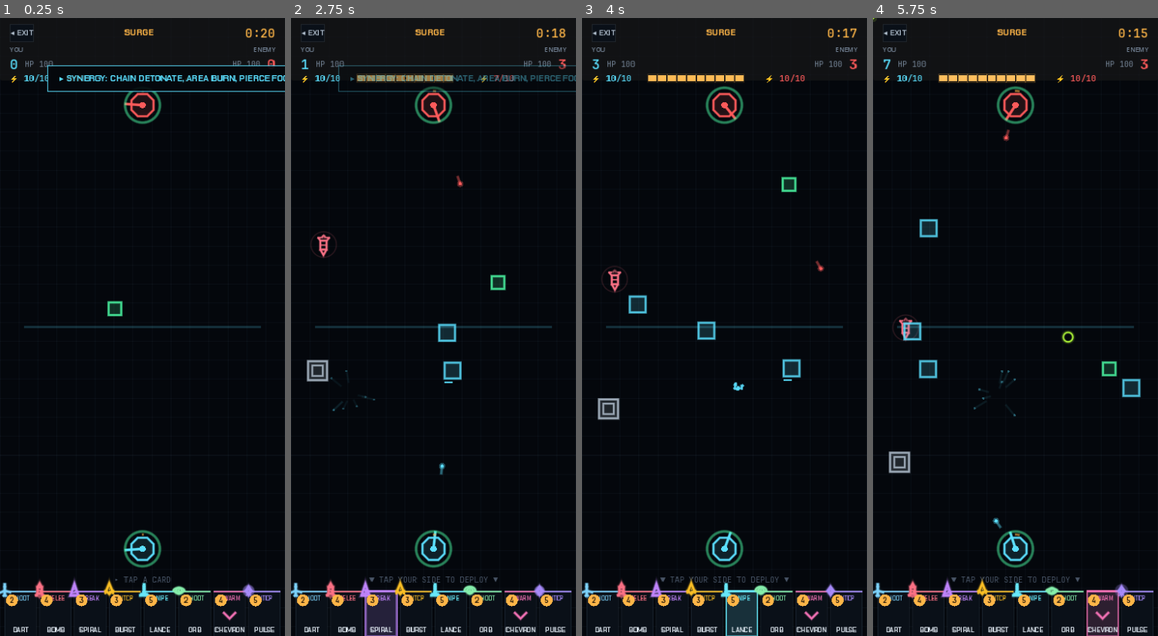
Above: before the commit, frames 1-4 (left to right).
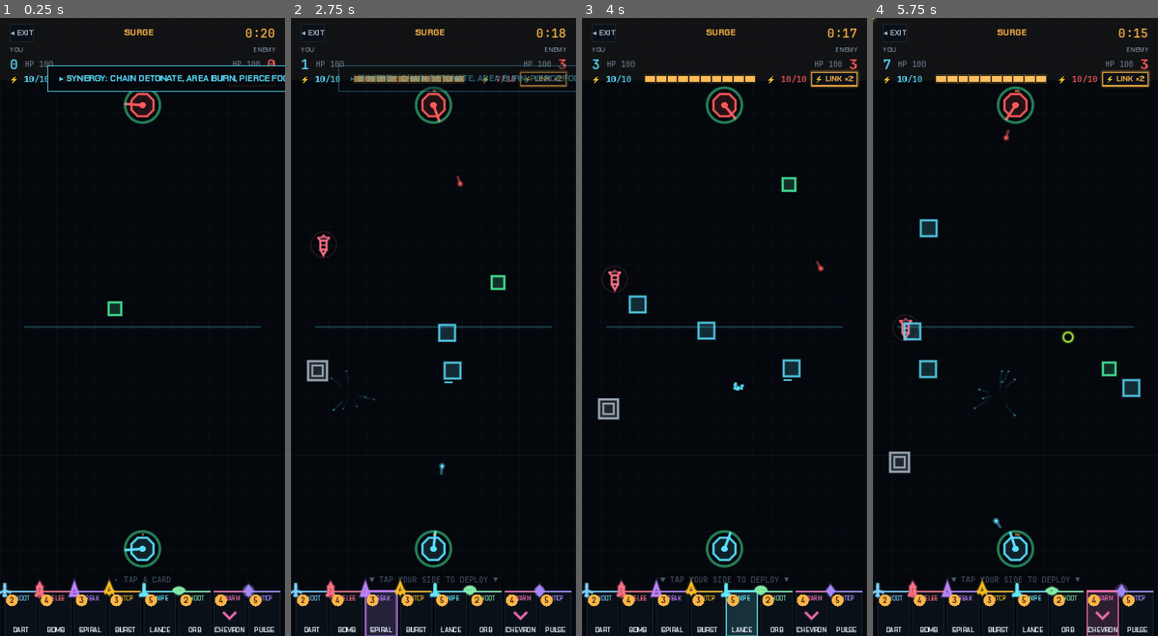
Above: after the commit, the same moments.

Repository: Catalyst86/battle-vector
Game: Godot game, scene res://scenes/match/volley/match_volley.tscn
Same seed, same stepped clock (60 frames per second), same inputs: the game is played once before the commit and once after it. This scene is started directly instead of the project's main scene.
Inputs (mouse positions are in pixels of both pictures, inside the frame that each line leads up to):
- Up to frame 1 (0.25 s): no input
- Up to frame 2 (2.75 s): tap A at 0.5 s; move the mouse to (310, 611) at 0.52 s; click (310, 611) at 0.67 s; move the mouse to (345, 611) at 1.27 s; click (345, 611) at 1.42 s; move the mouse to (382, 611) at 2.02 s; click (382, 611) at 2.17 s
- Up to frame 3 (4 s): move the mouse to (707, 611) at 2.77 s; click (707, 611) at 2.92 s; move the mouse to (741, 611) at 3.52 s; click (741, 611) at 3.67 s
- Up to frame 4 (5.75 s): move the mouse to (1066, 611) at 4.27 s; click (1066, 611) at 4.42 s; move the mouse to (1103, 611) at 5.02 s; click (1103, 611) at 5.17 s

The runs differ from the first frame. In frame 1, less than 0.1% of the frame differs, in the area x 3-17%, y 9-11%; in frame 2, 0.8%; in frame 3, 0.9%; in frame 4, 0.9%, in the area x 3-98%, y 8-12%.

Commit message:
feat(volley): Vector Link MVP — fuse two allied units
The clutch-combo mechanic from the pitch, stripped down. Two charges
per match recharging every 25s; the LINK button on the mana row toggles
a two-tap selection mode; tapping two of your own units on the field
fuses them into a single super-piece at their midpoint.

Fusion math (deliberately simple for v0):
  hp     = (a.hp + b.hp) × 0.85     (small tax so link ≠ free health)
  damage = (a.dmg + b.dmg) × 1.6    (the payoff)
  speed  = avg of the two
  size   = max(a.size, b.size) × 1.2 so the fused unit visibly looms
  color  = blend of the two sources
  silhouette cleared — blended color + larger size reads distinct from
  either source; dedicated fused art can land later

Stats are overridden post-_ready so the fused unit isn't re-multiplied
by level_mult or synergies (those already baked into the source units'
current hp / base_damage). level_mult is pinned to 1.0 on the fused
unit so _refresh_effective_damage stays honest.

UX:
  - LINK button lives in the mana row (right side), amber-accented,
    shows charge count or recharge countdown
  - Tap LINK → "PICK" mode; hint label: "TAP TWO ALLIED UNITS TO LINK"
  - Tap a player unit → hint flips to "TAP SECOND UNIT"
  - Tap another → fuse (beam VFX + shake + haptic + toast with the
    combined name like "DART+BOMB")
  - Tap empty space or LINK again → cancel
  - Recharge pauses while in link mode so the player doesn't get a
    surprise charge mid-selection

Adds a new LinkBeam class (scripts/match/volley/link_beam.gd) — a short
Node2D that draws a thick bloom-beam between the two fusing positions
with a midpoint pop; self-frees after 0.4s. Not pooled; links are rare.

Vector Link is volley-only for this MVP — the classic match's wall /
BaseGrid interactions would need more thought to avoid fusing two
units stuck inside walls or mid-base-arrival.

Diff:
--- a/vector/scenes/match/volley/match_volley.tscn
+++ b/vector/scenes/match/volley/match_volley.tscn
@@ -151,29 +151,37 @@
 offset_left = 12.0
 offset_top = 68.0
 offset_right = 348.0
-offset_bottom = 84.0
-theme_override_constants/separation = 8
+offset_bottom = 86.0
+theme_override_constants/separation = 6
 
 [node name="ManaLabel" type="Label" parent="HUD/ManaRow"]
 unique_name_in_owner = true
 layout_mode = 2
-custom_minimum_size = Vector2(64, 0)
+custom_minimum_size = Vector2(62, 0)
 theme_override_font_sizes/font_size = 11
 text = "⚡ 6/10"
 
 [node name="ManaBar" parent="HUD/ManaRow" instance=ExtResource("6")]
 unique_name_in_owner = true
 layout_mode = 2
-custom_minimum_size = Vector2(180, 10)
+custom_minimum_size = Vector2(60, 10)
+size_flags_horizontal = 3
 size_flags_vertical = 4
 
 [node name="EnemyManaLabel" type="Label" parent="HUD/ManaRow"]
 unique_name_in_owner = true
 layout_mode = 2
-custom_minimum_size = Vector2(70, 0)
+custom_minimum_size = Vector2(60, 0)
 theme_override_font_sizes/font_size = 11
 text = "⚡ 6/10"
 horizontal_alignment = 2
+
+[node name="LinkButton" type="Button" parent="HUD/ManaRow"]
+unique_name_in_owner = true
+layout_mode = 2
+custom_minimum_size = Vector2(58, 0)
+theme_override_font_sizes/font_size = 10
+text = "⚡ LINK"
 
 [node name="HintLabel" type="Label" parent="HUD"]
 unique_name_in_owner = true
--- /dev/null
+++ b/vector/scripts/match/volley/link_beam.gd
@@ -0,0 +1,50 @@
+class_name LinkBeam
+extends Node2D
+## Short-lived beam VFX drawn between two fusing units the moment Vector
+## Link fires. Grows in the first half of its life, fades in the second,
+## with a bright midpoint burst that sells the "the two became one" beat.
+## Self-frees when finished — no pool needed since links are rare.
+
+const DURATION: float = 0.40
+
+var _from: Vector2
+var _to: Vector2
+var _color: Color
+var _t: float = 0.0
+
+func setup(from: Vector2, to: Vector2, color: Color) -> void:
+	_from = from
+	_to = to
+	_color = color
+	_t = 0.0
+	queue_redraw()
+
+func _process(delta: float) -> void:
+	_t += delta
+	if _t >= DURATION:
+		queue_free()
+		return
+	queue_redraw()
+
+func _draw() -> void:
+	var frac: float = _t / DURATION
+	# Grow curve (first 50%) × fade curve (last 50%) → bell that peaks midway.
+	var in_frac: float = clampf(frac * 2.0, 0.0, 1.0)
+	var out_frac: float = clampf((frac - 0.5) * 2.0, 0.0, 1.0)
+	var intensity: float = in_frac * (1.0 - out_frac)
+	# Core beam.
+	var core := _color
+	core.a = intensity
+	draw_line(_from, _to, core, 2.0 + 3.0 * intensity, true)
+	# Halo beam (wider, fainter).
+	var halo := _color
+	halo.a = intensity * 0.35
+	draw_line(_from, _to, halo, 6.0 + 8.0 * intensity, true)
+	# Midpoint burst — bright pop at the fusion centre.
+	var mid: Vector2 = (_from + _to) * 0.5
+	var burst := _color
+	burst.a = intensity
+	draw_circle(mid, 4.0 + 8.0 * intensity, burst)
+	var burst_halo := _color
+	burst_halo.a = intensity * 0.3
+	draw_circle(mid, 16.0 * intensity, burst_halo)
--- a/vector/scripts/match/volley/match_volley.gd
+++ b/vector/scripts/match/volley/match_volley.gd
@@ -27,6 +27,7 @@
 @onready var mana_bar: ManaBar = %ManaBar
 @onready var mana_label: Label = %ManaLabel
 @onready var enemy_mana_label: Label = %EnemyManaLabel
+@onready var link_button: Button = %LinkButton
 
 const MATCH_SECONDS: float = 120.0
 const OVERTIME_SECONDS: float = 60.0
@@ -45,6 +46,15 @@
 ## for RIFT_BOOST_SECONDS, then the rift resets and can be captured again.
 const RIFT_BOOST_SECONDS: float = 12.0
 const RIFT_BOOST_REGEN_MULT: float = 2.0
+## Vector Link — fuse two player units into one super-piece with combined
+## HP and multiplied damage. Two charges per match, slow recharge so the
+## mechanic reads as a tactical moment rather than spam.
+const LINK_MAX_CHARGES: int = 2
+const LINK_RECHARGE_SECONDS: float = 25.0
+const LINK_HP_FACTOR: float = 0.85    # (A.hp + B.hp) × this
+const LINK_DAMAGE_FACTOR: float = 1.6  # (A.dmg + B.dmg) × this
+const LINK_SIZE_FACTOR: float = 1.20   # larger sprite for the fused unit
+const LINK_SELECT_RADIUS: float = 44.0 # tap-to-select hitbox on the field
 ## Field bounds — extended slightly to give squares more runway (descent
 ## distance drives how long the player has to react per spawn). Each side
 ## gets ~315 px instead of ~270.
@@ -95,6 +105,13 @@
 var _rift_boost_team_is_enemy: bool = false
 var _rift_boost_remaining: float = 0.0
 
+## Vector Link state — charges tick back up while idle; link mode is the
+## two-tap selection flow triggered by the LINK button.
+var _link_charges: int = LINK_MAX_CHARGES
+var _link_recharge_t: float = 0.0
+var _link_mode: bool = false
+var _link_first: Node2D = null
+
 func _ready() -> void:
 	add_to_group("match")
 	get_tree().paused = false
@@ -111,6 +128,8 @@
 	_spawn_guns()
 	_setup_hand()
 	_setup_bots()
+	link_button.pressed.connect(_on_link_button_pressed)
+	_update_link_button()
 	# Kick off SURGE — full mana for everyone so the first 20 seconds are
 	# a kinetic opening rather than waiting for the pip bar to fill.
 	_mana = float(MANA_MAX)
@@ -311,6 +330,28 @@
 		back_btn.add_theme_stylebox_override(sn, exit_sb)
 	back_btn.add_theme_font_override("font", Palette.FONT_DISPLAY)
 	back_btn.add_theme_color_override("font_color", Palette.UI_TEXT_1)
+	# Link button — amber accent with a small glow so it reads as the
+	# tactical "active" button on the top strip without stealing the
+	# phase label's amber SURGE focus.
+	var link_sb := StyleBoxFlat.new()
+	link_sb.bg_color = Palette.UI_BG_1
+	link_sb.border_color = Palette.UI_AMBER
+	link_sb.border_width_top = 1; link_sb.border_width_bottom = 1
+	link_sb.border_width_left = 1; link_sb.border_width_right = 1
+	link_sb.shadow_color = Palette.UI_AMBER_GLOW
+	link_sb.shadow_size = 3
+	var link_disabled_sb := StyleBoxFlat.new()
+	link_disabled_sb.bg_color = Palette.UI_BG_1
+	link_disabled_sb.border_color = Palette.UI_LINE_2
+	link_disabled_sb.border_width_top = 1; link_disabled_sb.border_width_bottom = 1
+	link_disabled_sb.border_width_left = 1; link_disabled_sb.border_width_right = 1
+	for sn in ["normal", "hover", "pressed", "focus"]:
+		link_button.add_theme_stylebox_override(sn, link_sb)
+	link_button.add_theme_stylebox_override("disabled", link_disabled_sb)
+	link_button.add_theme_font_override("font", Palette.FONT_DISPLAY_BOLD)
+	link_button.add_theme_color_override("font_color", Palette.UI_AMBER)
+	link_button.add_theme_color_override("font_hover_color", Palette.UI_AMBER.lightened(0.15))
+	link_button.add_theme_color_override("font_disabled_color", Palette.UI_TEXT_3)
 
 func _on_square_spawned(sq: Square) -> void:
 	sq.destroyed.connect(_on_square_destroyed)
@@ -371,6 +412,15 @@
 		if b.timer >= BOT_SPAWN_INTERVAL / aggro_mult:
 			b.timer = 0.0
 			_bot_try_spawn(b)
+	# Vector Link charge recharge — ticks whenever below max and not
+	# actively in link mode (small quality-of-life: the timer pauses while
+	# the player is mid-selection so they don't get a "surprise" charge).
+	if _link_charges < LINK_MAX_CHARGES and not _link_mode:
+		_link_recharge_t += delta
+		if _link_recharge_t >= LINK_RECHARGE_SECONDS:
+			_link_recharge_t = 0.0
+			_link_charges += 1
+		_update_link_button()  # refresh countdown text every frame
 	_time_left -= delta
 	# Escape check — a square that exits the opposing team's side without
 	# being killed credits THIS team. ("Your defenders slipped one past
@@ -396,6 +446,11 @@
 		return
 	var m := event as InputEventMouseButton
 	if not (m.pressed and m.button_index == MOUSE_BUTTON_LEFT):
+		return
+	# Link mode swallows ALL field taps — the player is picking a unit,
+	# not deploying. Tap a unit to select first/fuse; tap empty = cancel.
+	if _link_mode:
+		_handle_link_tap(m.position)
 		return
 	if _selected != null:
 		_try_deploy(m.position)
@@ -569,6 +624,157 @@
 		rewards.get("levels", 0),
 		"%d VS %d KILLS" % [_player_score, _enemy_score],
 	)
+
+# ─── Vector Link ───────────────────────────────────────────────────────────
+
+func _on_link_button_pressed() -> void:
+	SfxBank.play_ui(&"ui_click")
+	if _link_mode:
+		_exit_link_mode()
+		return
+	if _link_charges <= 0:
+		if Toast != null:
+			Toast.notify("▸ LINK RECHARGING", 1.0)
+		return
+	# Need at least two player-side units on the field to have something
+	# to fuse. Short-circuit with a toast so the mode doesn't enter empty.
+	var n: int = 0
+	if UnitRegistry != null:
+		for u in UnitRegistry.player_team:
+			if is_instance_valid(u):
+				n += 1
+				if n >= 2:
+					break
+	if n < 2:
+		if Toast != null:
+			Toast.notify("▸ NEED TWO ALLIED UNITS", 1.0)
+		return
+	_link_mode = true
+	_link_first = null
+	_update_link_button()
+	hint_label.text = "▸ TAP TWO ALLIED UNITS TO LINK"
+
+func _exit_link_mode() -> void:
+	_link_mode = false
+	_link_first = null
+	_update_link_button()
+	_update_hint()
+
+func _handle_link_tap(screen: Vector2) -> void:
+	var unit: Node2D = _nearest_player_unit(screen, LINK_SELECT_RADIUS)
+	if unit == null:
+		# Tap on empty space → cancel rather than silently consume.
+		_exit_link_mode()
+		return
+	if _link_first == null:
+		_link_first = unit
+		hint_label.text = "▸ TAP SECOND UNIT"
+		return
+	if unit == _link_first:
+		# Tapped the same unit twice — treat as "never mind" and keep the
+		# selection alive so the player can pick a different second.
+		return
+	_try_fuse(_link_first, unit)
+
+## Returns the nearest Unit on the player team within `max_dist` of the
+## tapped screen position. In Volley, unit.world_pos equals screen-local
+## position (flat render) so we can compare directly.
+func _nearest_player_unit(pos: Vector2, max_dist: float) -> Node2D:
+	if UnitRegistry == null:
+		return null
+	var best: Node2D = null
+	var best_d: float = max_dist
+	for u in UnitRegistry.player_team:
+		if not is_instance_valid(u):
+			continue
+		var n := u as Node2D
+		if n == null:
+			continue
+		var d: float = pos.distance_to(n.world_pos)
+		if d < best_d:
+			best_d = d
+			best = n
+	return best
+
+## Fuse two units — spawn a LinkBeam between them, despawn both, and
+## create a new fused Unit at the midpoint with combined HP, multiplied
+## damage, averaged stats, and a blended colour. Stats are overridden
+## post-_ready so the fused unit isn't re-multiplied by level_mult /
+## synergy (those already baked into the source units' current values).
+func _try_fuse(a: Node2D, b: Node2D) -> void:
+	if not is_instance_valid(a) or not is_instance_valid(b):
+		_exit_link_mode()
+		return
+	var card_a: CardData = a.card
+	var card_b: CardData = b.card
+	if card_a == null or card_b == null:
+		_exit_link_mode()
+		return
+	var midpoint: Vector2 = (a.world_pos + b.world_pos) * 0.5
+	var blended: Color = card_a.color.lerp(card_b.color, 0.5)
+	# Build the fused CardData (runtime-duplicated; lives only for this
+	# unit's lifetime, isn't saved anywhere).
+	var fused_card: CardData = card_a.duplicate() as CardData
+	fused_card.color = blended
+	fused_card.size = maxf(card_a.size, card_b.size) * LINK_SIZE_FACTOR
+	fused_card.speed = (card_a.speed + card_b.speed) * 0.5
+	fused_card.display_name = "%s+%s" % [card_a.display_name, card_b.display_name]
+	# Clear the silhouette id — the fused unit's combined colour + bigger
+	# size reads distinctly against its source parts, and there's no
+	# dedicated fused-silhouette art yet. Falls back to the primitive.
+	fused_card.silhouette_id = &""
+	# Beam VFX — fires BEFORE we queue_free so we still have valid world
+	# positions. The beam node lives on the field so it inherits flat
+	# rendering / shake transforms.
+	var beam := LinkBeam.new()
+	field.add_child(beam)
+	beam.setup(a.world_pos, b.world_pos, blended)
+	# Burst + shake + haptic to sell the beat.
+	SfxBank.play(&"match_start", 0.15)
+	get_tree().call_group("match", "shake", 5.0)
+	if PlayerProfile != null:
+		PlayerProfile.buzz(80)
+	# Combine stats using the source units' CURRENT values so a half-dead
+	# unit contributes its remaining HP rather than its base HP.
+	var combined_hp: float = (a.hp + b.hp) * LINK_HP_FACTOR
+	var combined_damage: float = (a.base_damage + b.base_damage) * LINK_DAMAGE_FACTOR
+	# Remove the source units.
+	a.queue_free()
+	b.queue_free()
+	# Spawn the fused unit — route through the regular volley pipeline so
+	# _volley_gun_target gets wired like any other player-side deploy.
+	var fused := UNIT_SCENE.instantiate()
+	fused.card = fused_card
+	fused.is_enemy = false
+	field.add_child(fused)
+	fused.spawn_at(midpoint)
+	fused._volley_gun_target = _pick_target_gun(midpoint, false)
+	# Override stats AFTER _ready so we don't get re-multiplied. level_mult
+	# = 1.0 keeps downstream _refresh_effective_damage honest.
+	fused.level_mult = 1.0
+	fused.hp = combined_hp
+	fused.base_damage = combined_damage
+	fused.effective_damage = combined_damage
+	# Spend the charge, reset the recharge timer, exit mode.
+	_link_charges -= 1
+	_link_recharge_t = 0.0
+	_exit_link_mode()
+	if Toast != null:
+		Toast.notify("▸ %s" % fused_card.display_name.to_upper(), 1.6)
+
+func _update_link_button() -> void:
+	if link_button == null:
+		return
+	if _link_mode:
+		link_button.text = "▸ PICK"
+		link_button.disabled = false
+	elif _link_charges <= 0:
+		var secs: int = maxi(0, int(ceil(LINK_RECHARGE_SECONDS - _link_recharge_t)))
+		link_button.text = "⚡ %ds" % secs
+		link_button.disabled = true
+	else:
+		link_button.text = "⚡ LINK ×%d" % _link_charges
+		link_button.disabled = false
 
 ## Public: brief engine-wide hit-pause on significant events (kills with
 ## shockwave, gun destruction). Uses the ignore_time_scale timer param so
